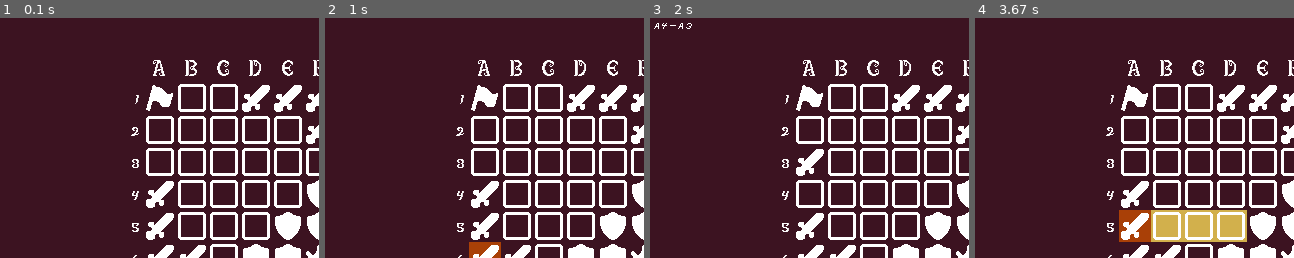
Above: before the commit, frames 1-4 (left to right).
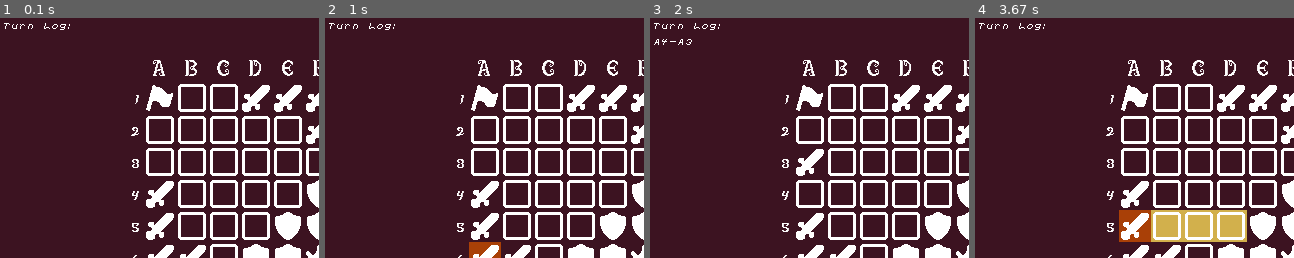
Above: after the commit, the same moments.

Repository: joaquinkiko/hnefatafl-pygame
Game: pygame game, started from main.py
Same seed, same stepped clock (60 frames per second), same inputs: the game is played once before the commit and once after it.
Inputs (mouse positions are % of the whole screen's width and height, from its top left):
- Up to frame 1 (0.1 s): no input
- Up to frame 2 (1 s): click (50, 50) at 0.38 s; click (26, 51) at 0.72 s
- Up to frame 3 (2 s): click (96, 5) at 1.05 s; click (25, 37) at 1.38 s; click (26, 30) at 1.72 s
- Up to frame 4 (3.67 s): click (52, 61) at 2.05 s; click (76, 66) at 2.38 s; click (96, 5) at 3.22 s; click (25, 43) at 3.55 s
The pictures show only the part of the screen within x 0-50%, y 0-50%; the shares and areas given below are measured in that part.

The runs differ from the first frame. In frame 1, 0.1% of the frame differs, in the area x 1-22%, y 2-5%; in frame 2, 0.1%; in frame 3, 0.2%, in the area x 1-22%, y 2-12%; in frame 4, 0.1%.

Commit message:
Add header to turn log

Diff:
--- a/main.py
+++ b/main.py
@@ -245,7 +245,7 @@
                    area_height: int) -> None:
     """Draws text log of board turns."""
     offset: int = 0
-    for line in board.get_complete_turn_log().split("\n"):
+    for line in ("Turn Log:\n" + board.get_complete_turn_log()).split("\n"):
         if FONT_LOG_TOP_LEFT[1] + offset - scroll_offset > area_height:
             break # Don't overflow
         text_log = font.render(line, USE_FONT_AA, FONT_LOG_COLOR)
